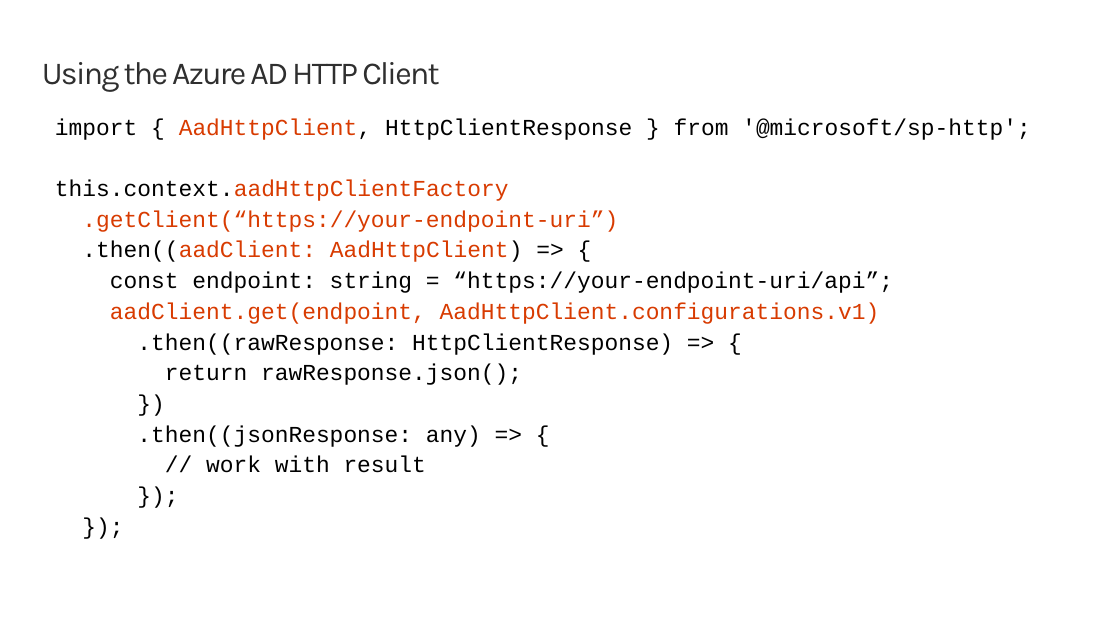
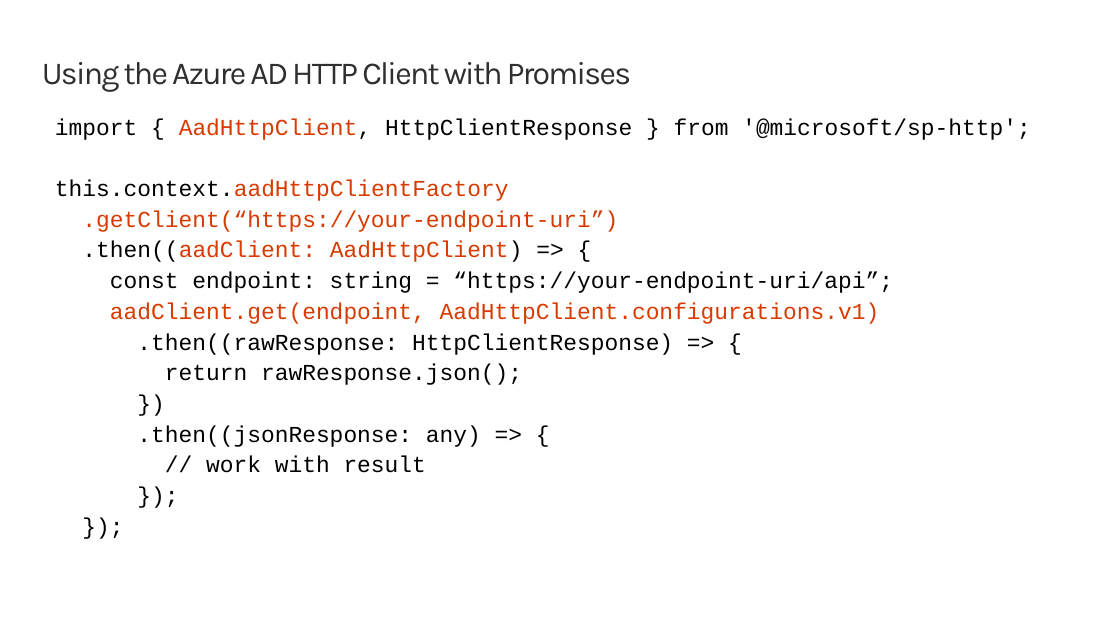
Before and after one commit to SharePoint/sp-dev-training-spfx-graph-3rdpartyapis, a slide deck: slide 9 of 02 aadhttpclient.pptx. Drawn at 1120x630 pixels with LibreOffice and Linux fonts; fonts in the diff are those of the drawing; background and template pictures are left out. Boxes give left, top, right and bottom in pixels: in the first picture for what was removed or moved away, otherwise in the second. Text is boxed around its words. In the diff, an @@ line names an element or a change of style, - is before the commit and + after.

```diff
--- a/02 aadhttpclient.pptx
+++ b/02 aadhttpclient.pptx
@@ title at <box>42,62,631,92</box>: text changed @@
-Using the Azure AD HTTP Client
+Using the Azure AD HTTP Client with Promises
```
Also in this commit, not shown: 1 other slide changed, 1 slide added, 51 other files.
